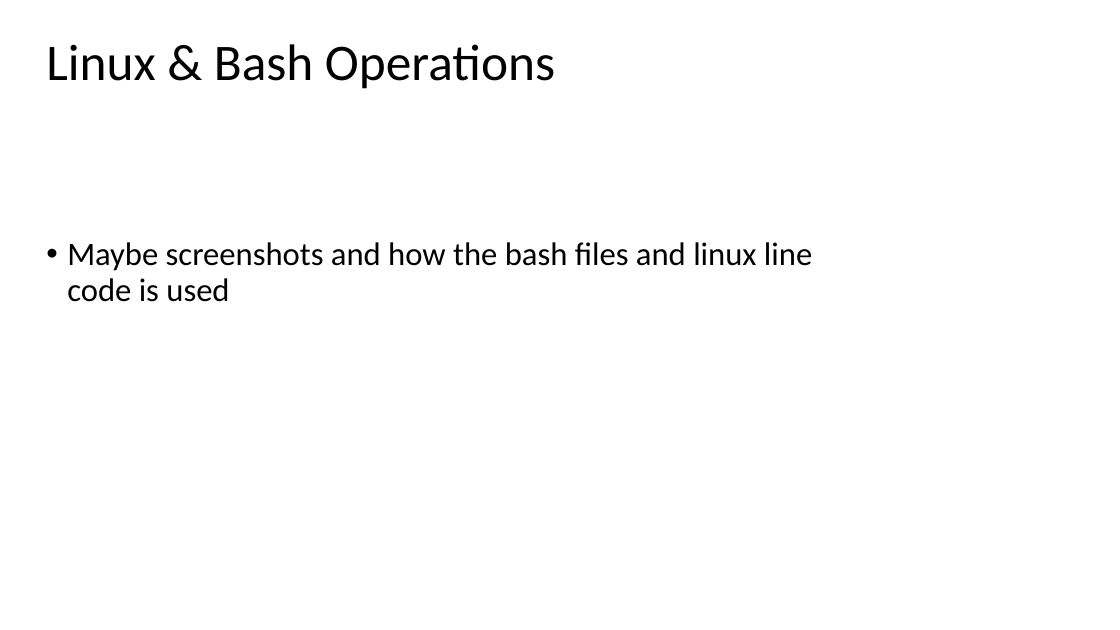
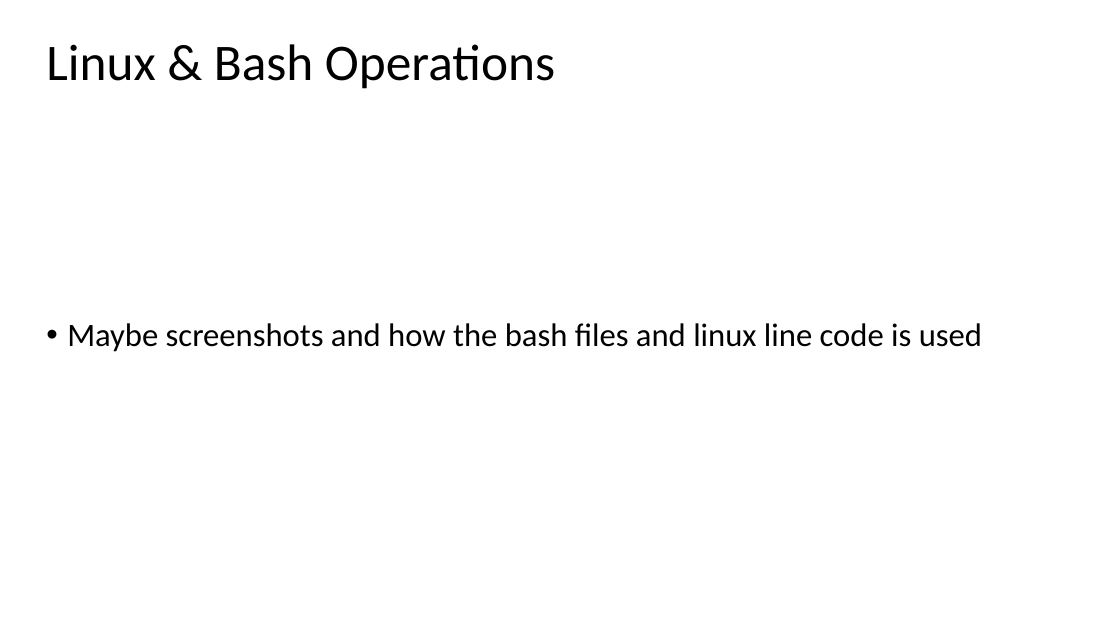
Before and after one commit to wallmenis/exercise, a slide deck: slide 10 of presentation/Presentation.pptx. Drawn at 1120x630 pixels with LibreOffice and Linux fonts; fonts in the diff are those of the drawing; background and template pictures are left out. Boxes give left, top, right and bottom in pixels: in the first picture for what was removed or moved away, otherwise in the second. Text is boxed around its words. In the diff, an @@ line names an element or a change of style, - is before the commit and + after.

```diff
--- a/presentation/Presentation.pptx
+++ b/presentation/Presentation.pptx
@@ subtitle "Maybe screenshots and how the ..." rewrapped from [67,242,812,302] to [67,323,982,352] @@
```
Also in this commit, not shown: 5 other slides changed, 5 slides added, 5 slides removed, 1 other file.
